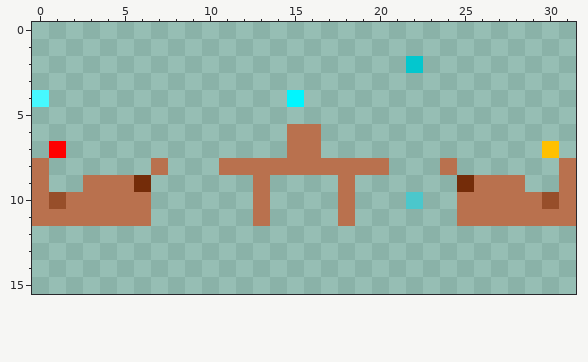
Pixel-art sprite: Assets/LevelMap/Small_Map_2.png. Above, as it was before the edit.
The file is 32x16 pixels. Pixels under 10% opacity are left out.
And afterwards:
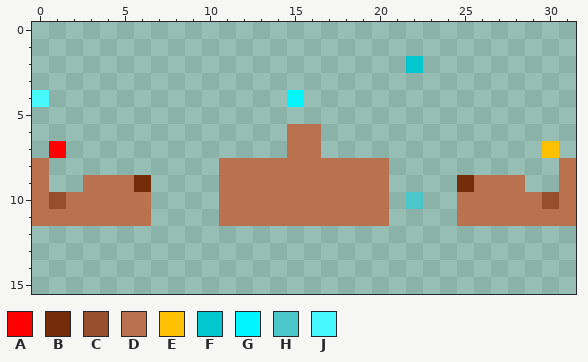
Palette (. is transparent): A #ff0000  B #742c09  C #974e2a  D #b9714e  E #ffc000  F #03c7ce  G #00f6ff  H #4bc7cc  J #46f8ff
Commit message: modified => tileEdge mat
From old to new:
There is now colour D in rows 9 to 11 at x 11 to 12, 14 to 17 and 19 to 20.
The author cleared colour D in row 8 at x 7 and 24.
